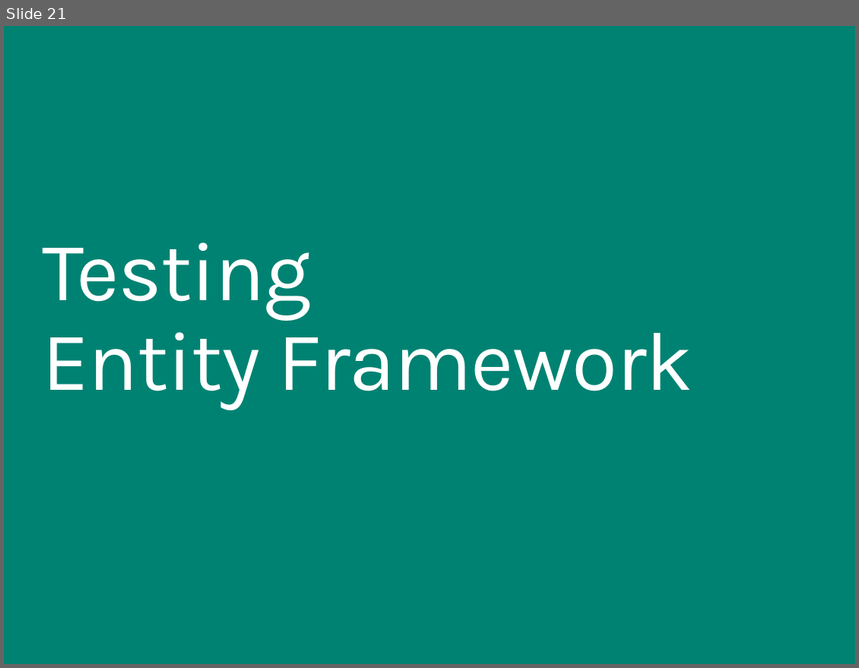
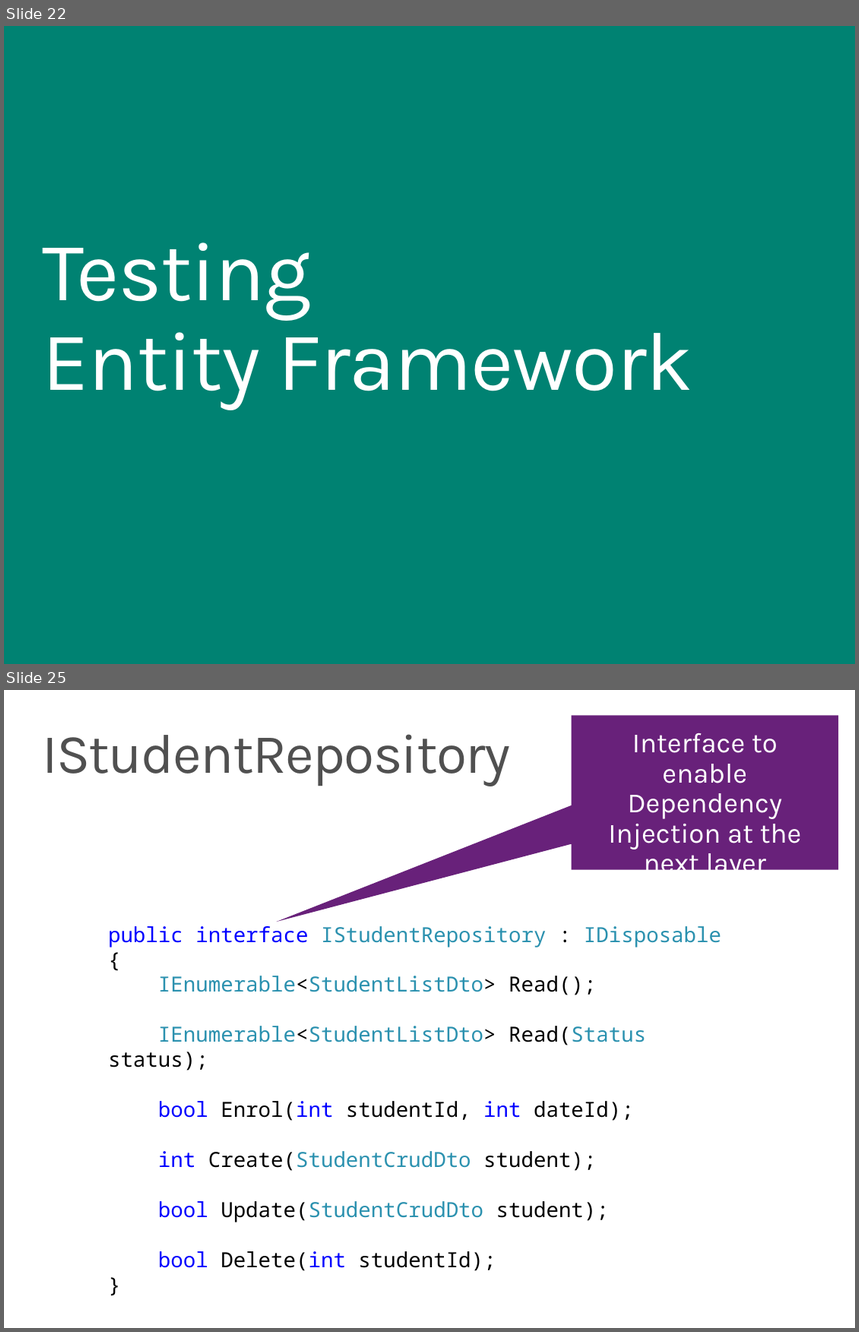
Before and after one commit to ondfisk/BDSA2016, a slide deck: Slides/Lecture05.pptx. Shown one above the other, each under a label of ours: slide 21 before the commit, slides 22 and 25 after it; the slides between them are not shown. The pictures are 859x668 and 859x1332 pixels, drawn with LibreOffice and Linux fonts; fonts in the diff are those of the drawing. Boxes give left, top, right and bottom in pixels: in the first picture for what was removed or moved away, otherwise in the second. Text is boxed around its words. In the diff, an @@ line names an element or a change of style, - is before the commit and + after.

```diff
--- a/Slides/Lecture05.pptx
+++ b/Slides/Lecture05.pptx
@@ slide 25 added at [4, 690, 855, 1328], background #FFFFFF @@
@@ title added at [42, 734, 510, 786], 48 pt, text #505050 @@
+IStudentRepository
@@ speech box added at [572, 715, 838, 869], fill #68217A, 24 pt, text #FFFFFF @@
+Interface to enable Dependency Injection at the next layer
@@ text added at [108, 926, 721, 1271], 18 pt, text #2B91AF @@
+public interface IStudentRepository : IDisposable
+{
+IEnumerable<StudentListDto> Read();
+IEnumerable<StudentListDto> Read(Status status);
+bool Enrol(int studentId, int dateId);
+int Create(StudentCrudDto student);
+bool Update(StudentCrudDto student);
+bool Delete(int studentId);
+}
@@ what was slide 21 is now slide 22 @@
```
Also in this commit, not shown: 1 slide changed, 5 other slides added, 1 slide removed, 24 other files.
